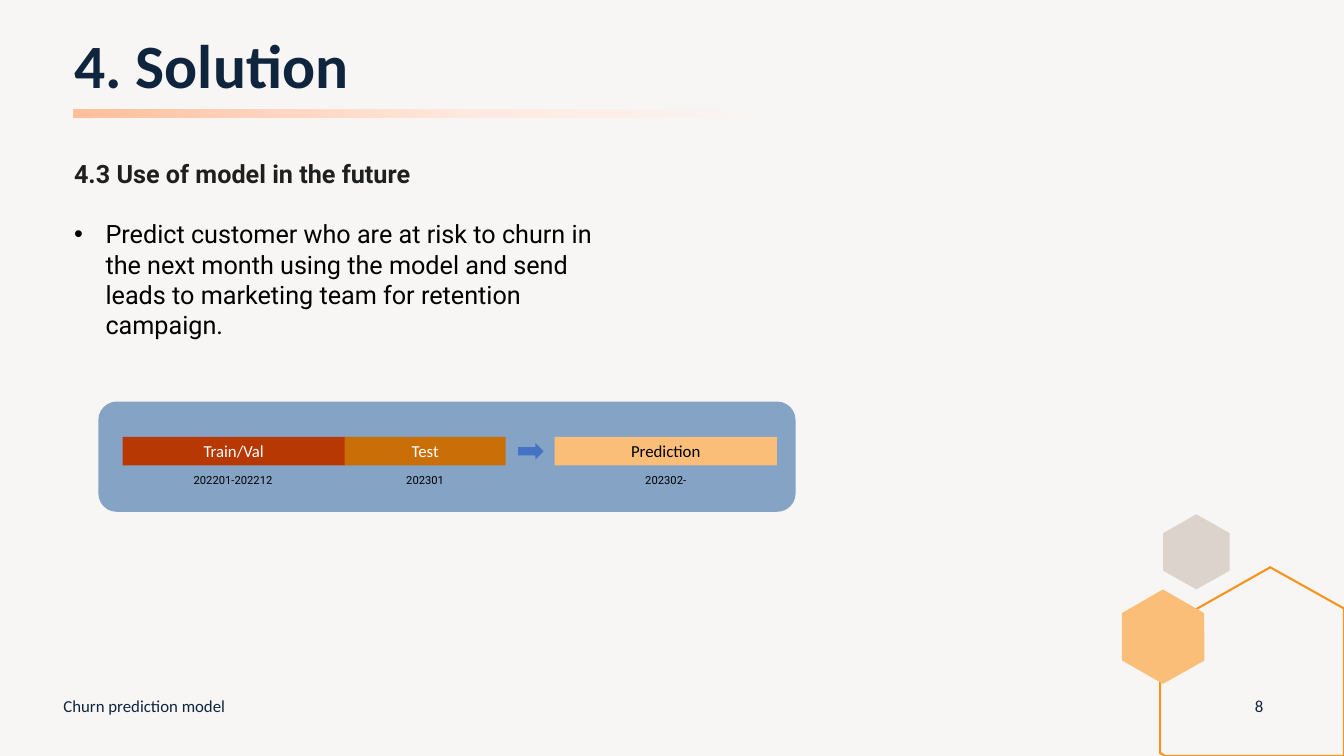
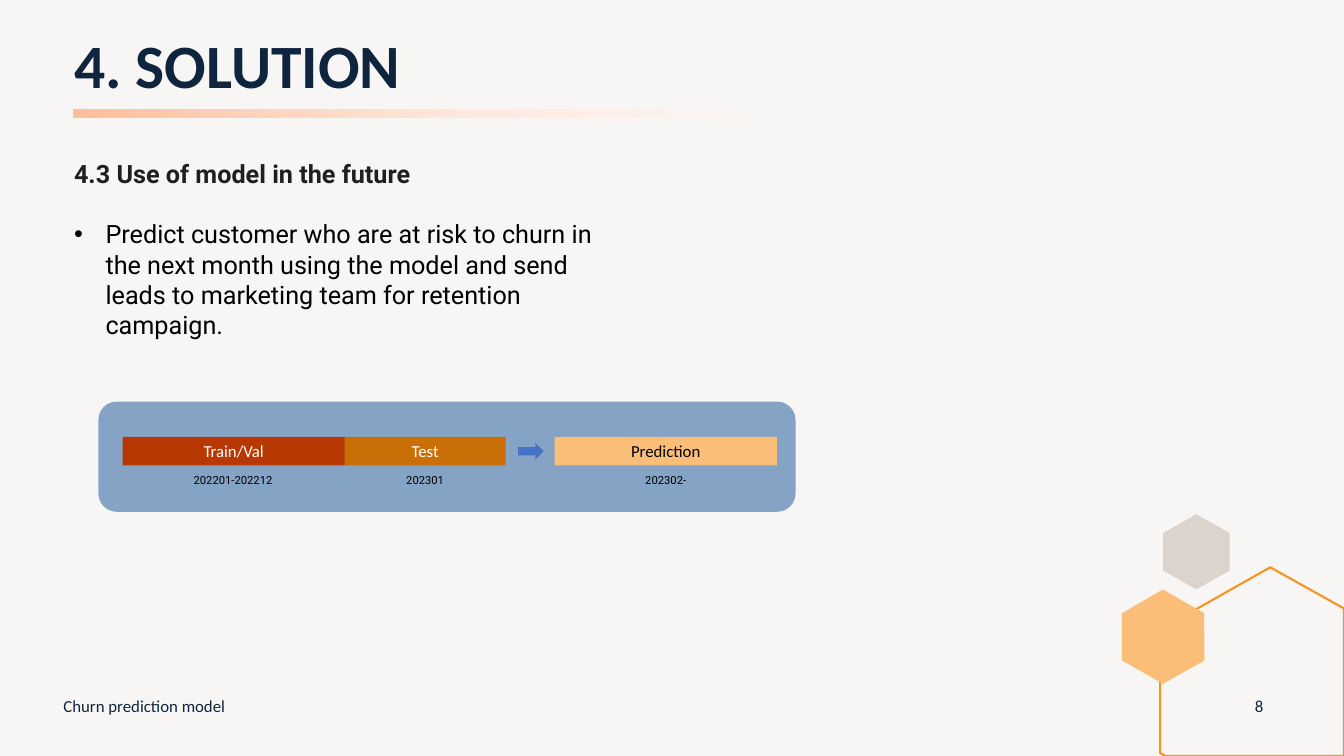
Before and after one commit to peerapat-t/telco_churn_prediction_model, a slide deck: slide 8 of Telco churn prediction model presentation.pptx. Drawn at 1344x756 pixels with LibreOffice and Linux fonts; fonts in the diff are those of the drawing. Boxes give left, top, right and bottom in pixels: in the first picture for what was removed or moved away, otherwise in the second. Text is boxed around its words. In the diff, an @@ line names an element or a change of style, - is before the commit and + after.

```diff
--- a/Telco churn prediction model presentation.pptx
+++ b/Telco churn prediction model presentation.pptx
@@ title at [74,47,400,89]: text changed @@
-4. Solution
+4. SOLUTION
```
Also in this commit, not shown: 17 other slides changed, 1 other file.
